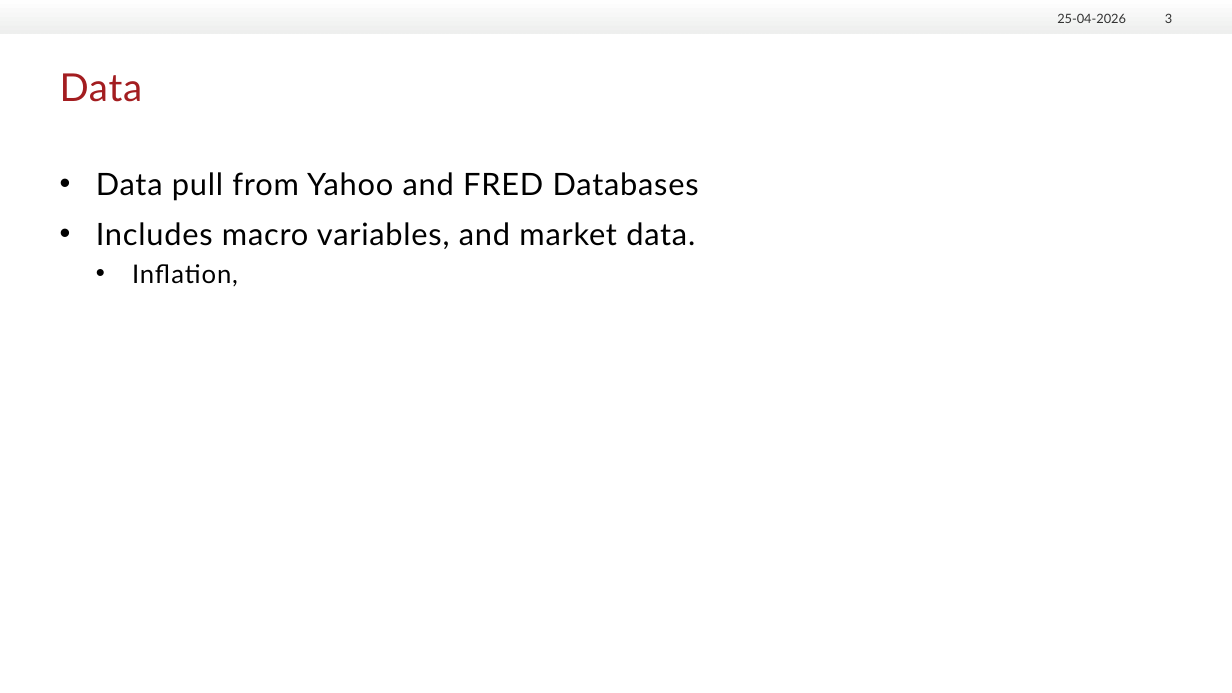
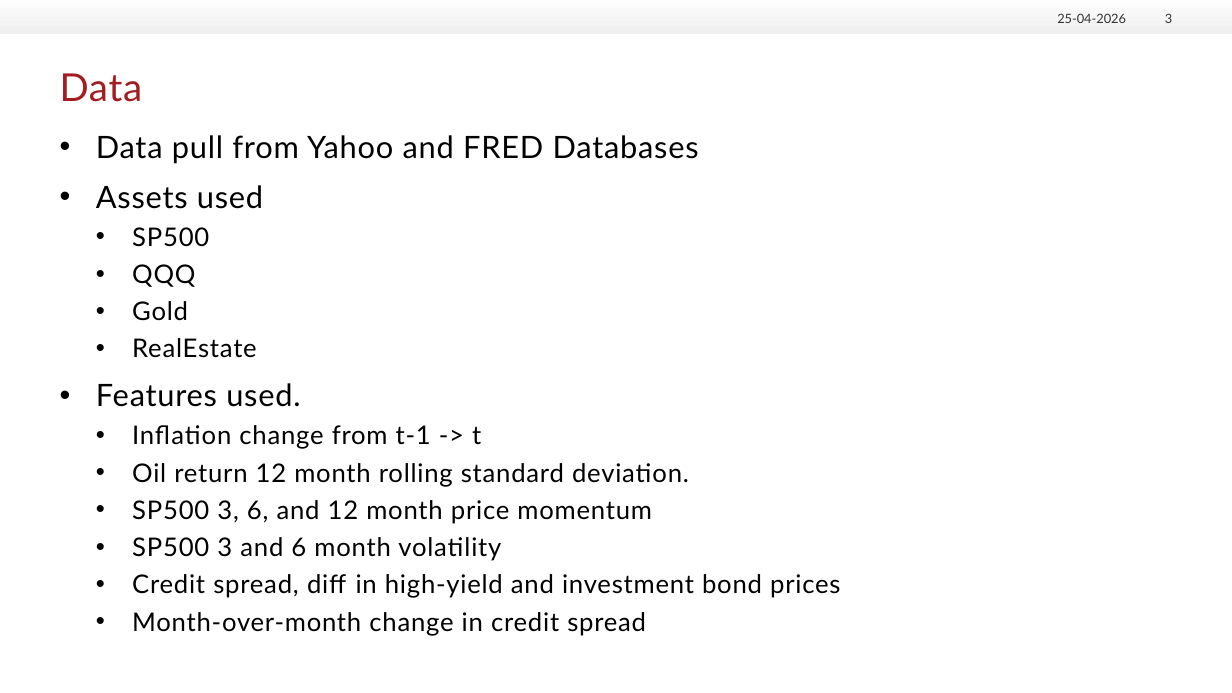
Before and after one commit to Dausekongen/Seminar, a slide deck: slide 3 of Præsentation3.pptx. Drawn at 1232x693 pixels with LibreOffice and Linux fonts; fonts in the diff are those of the drawing; background and template pictures are left out. Boxes give left, top, right and bottom in pixels: in the first picture for what was removed or moved away, otherwise in the second. Text is boxed around its words. In the diff, an @@ line names an element or a change of style, - is before the commit and + after.

```diff
--- a/Præsentation3.pptx
+++ b/Præsentation3.pptx
@@ text "Data pull from Yahoo and ...": place and size @@
-text "Data pull from Yahoo and ..." at (96, 172, 699, 286)
+text "Data pull from Yahoo and ..." at (96, 135, 840, 636)
@@ text at (96, 185, 840, 636): text changed; size 24 to 20 pt @@
-• Includes macro variables, and market data.
-  • Inflation,
+• Assets used
+  • SP500
+  • QQQ
+  • Gold
+  • RealEstate
+• Features used.
+  • Inflation change from t-1 -> t
+  • Oil return 12 month rolling standard deviation.
+  • SP500 3, 6, and 12 month price momentum
+  • SP500 3 and 6 month volatility
+  • Credit spread, diff in high-yield and investment bond prices
+  • Month-over-month change in credit spread
```
Also in this commit, not shown: 9 slides added, 3 other files.
